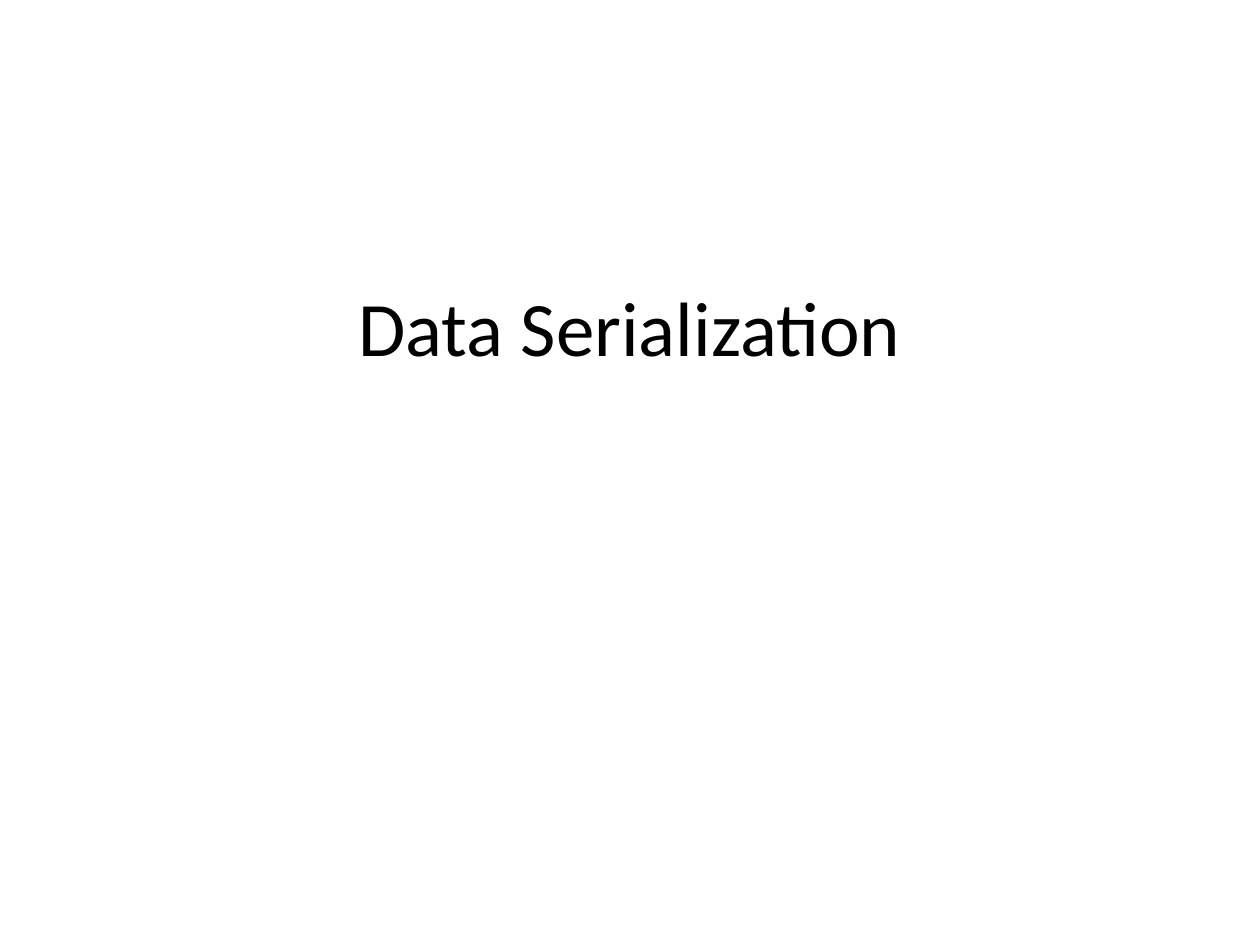
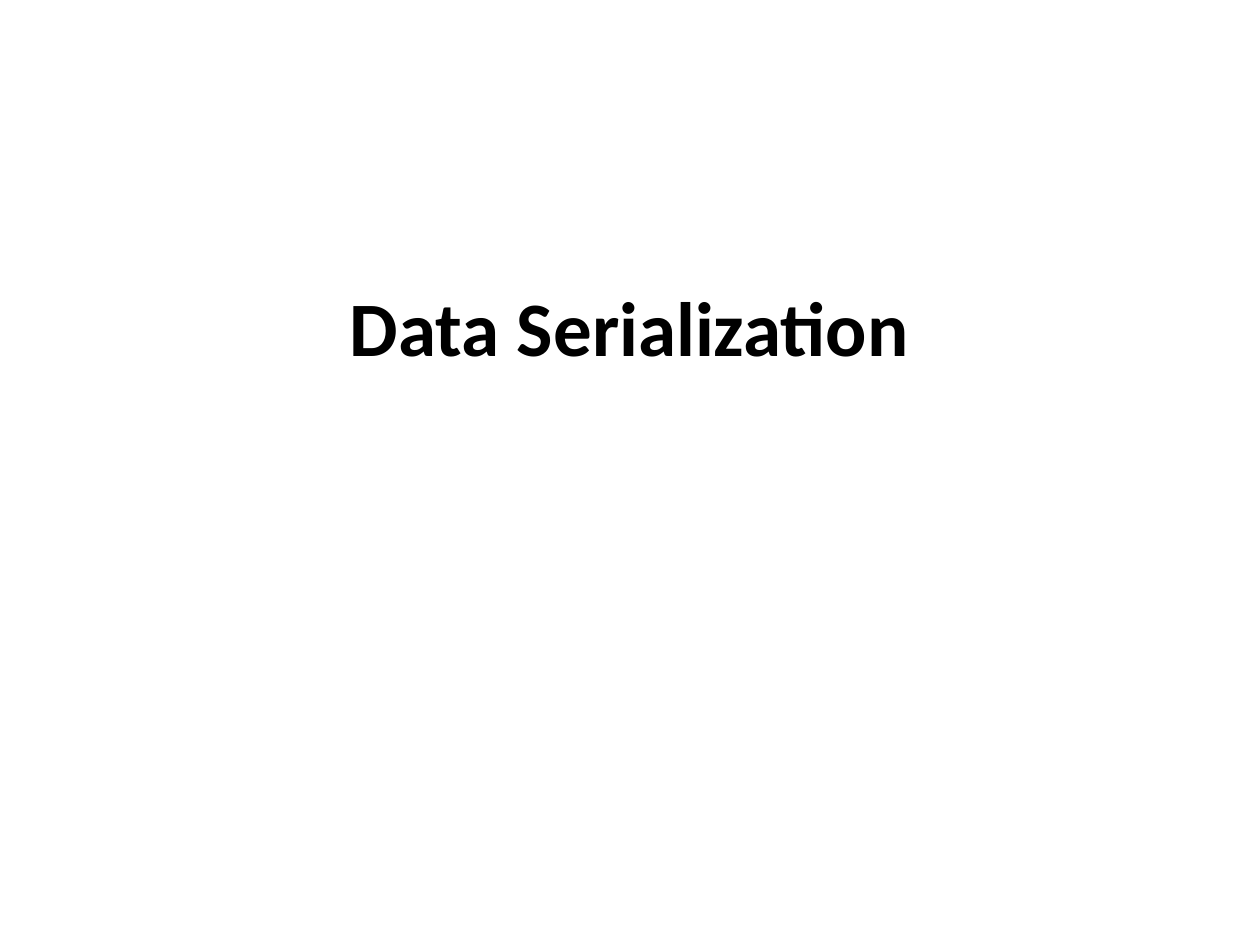
Before and after one commit to liujy10/Backyard-of-IExploring, a slide deck: slide 1 of 整合.pptx. Drawn at 1260x945 pixels with LibreOffice and Linux fonts; fonts in the diff are those of the drawing. Boxes give left, top, right and bottom in pixels: in the first picture for what was removed or moved away, otherwise in the second. Text is boxed around its words. In the diff, an @@ line names an element or a change of style, - is before the commit and + after.

```diff
--- a/整合.pptx
+++ b/整合.pptx
@@ title "Data Serialization" at [350,302,909,357]: bold on @@
```
Also in this commit, not shown: 3 other slides changed.
